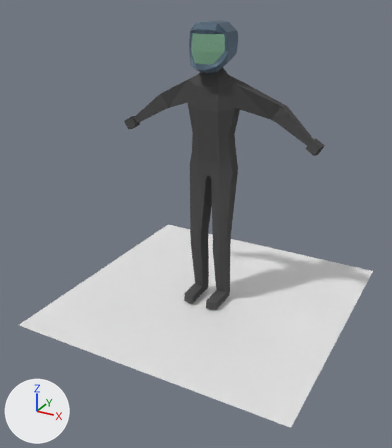
One commit to the Blender file Assets/player/playermodels/dude/untitled.blend: the scene before it, then after it.
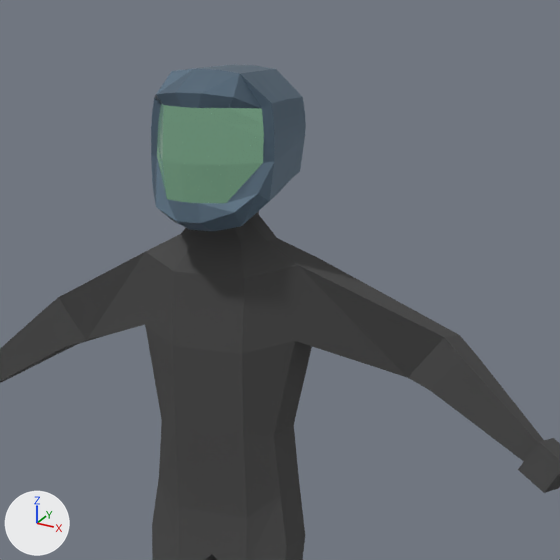
The first picture shows the older version from a 50 mm camera at (1.632, -3.207, 2.175) aimed at (-0.033, -0.18, 0.662). The close-ups show both versions on the part from 36% to 81% of the width and 0% to 40% of the height of that picture. Lighting does not change. The marker at lower left points along +X, +Y and +Z.
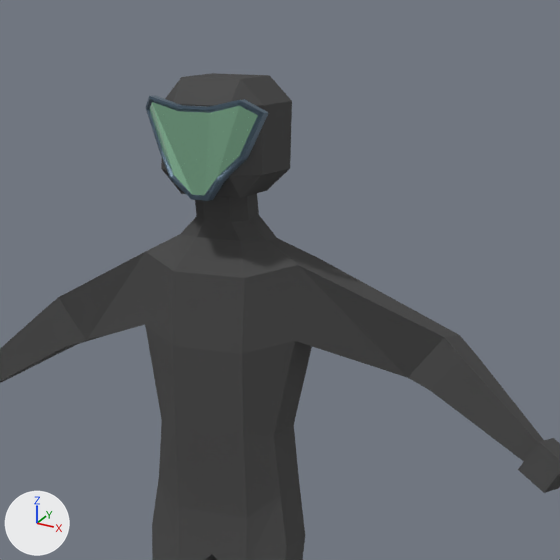
What differs and where, as boxes (x1, y1, x2, y2) in the close-ups (560 x 560 px):
'Cube', reshaped: before (0, 65, 560, 560); after (0, 73, 560, 560)
'body.001', added (green): after (145, 96, 268, 201)
    faces in mat_visor (green #8ebf9f): (150, 102, 258, 195)
    faces in mat_helmet (blue #596f81): (145, 96, 268, 201)
part 1 of me_cube_001, deleted: before (151, 65, 306, 231)

The edits, one by one:
me_cube_001 has 404 vertices, 403 faces and spans x -9.3..9.3, y -2.5..1.5, z -16.6..7.8.
me_cube_001 is used by ob_cube; location (0.0, 0.003, 1.348); scale (0.0803, 0.0803, 0.0803).
me_cube_001 part 1: the loose piece of 168 vertices spanning x -1.7..1.7, y -2.2..1.1, z 4.1..7.8 is deleted.
me_cube_001 no longer uses material mat_helmet (blue #596f81).
me_cube_001 no longer uses material mat_visor (green #8ebf9f).
Mesh me_cube_003 is new.
It has 48 vertices, 46 faces and spans x -1.61..1.6, y -2.01..-1.19, z 4.79..7.18.
Faces by material slot: [41, 5].
It uses material mat_helmet (blue #596f81).
It uses material mat_visor (green #8ebf9f).
Object 'body.001' (ob_body_001) is new; it shows me_cube_003.
Its location is (0.0, 0.003, 1.348).
Its scale is (0.0803, 0.0803, 0.0803).
